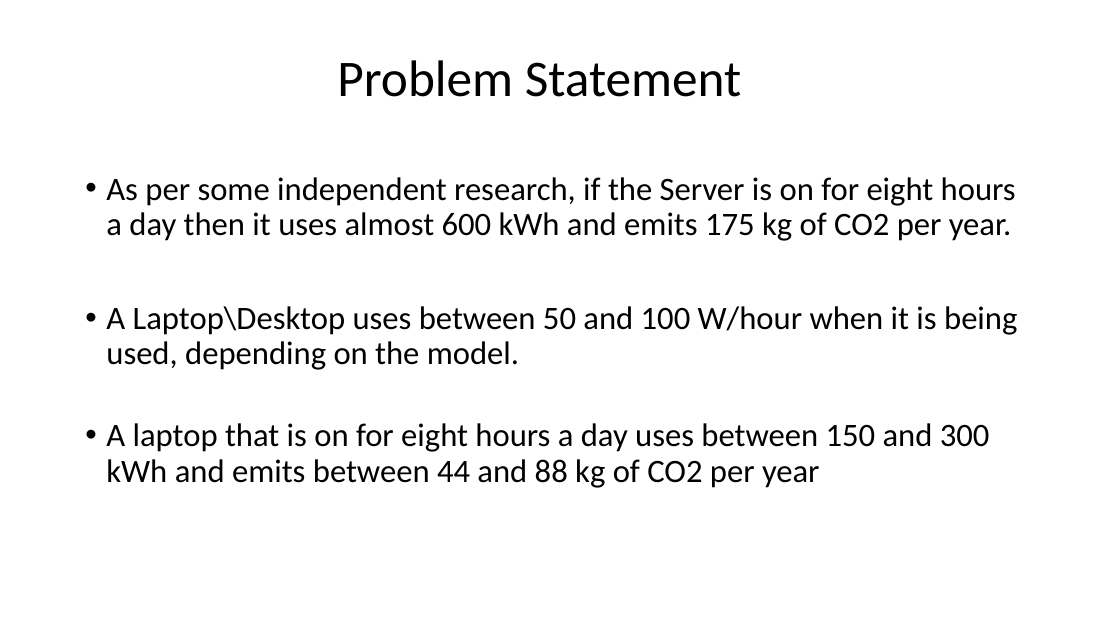
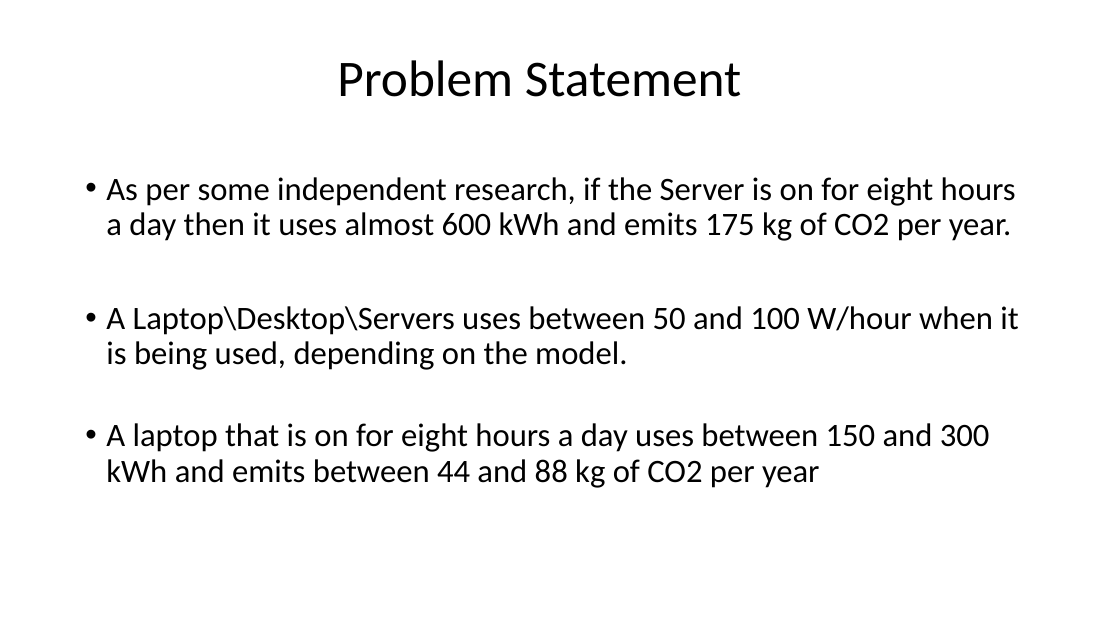
Before and after one commit to Keshav1308/Hack-For-Environment, a slide deck: slide 3 of Hack-For-Environment.pptx. Drawn at 1120x630 pixels with LibreOffice and Linux fonts; fonts in the diff are those of the drawing. Boxes give left, top, right and bottom in pixels: in the first picture for what was removed or moved away, otherwise in the second. Text is boxed around its words. In the diff, an @@ line names an element or a change of style, - is before the commit and + after.

Commit message:
Presentation
Presentation

```diff
--- a/Hack-For-Environment.pptx
+++ b/Hack-For-Environment.pptx
@@ text at (x1=106, y1=306, x2=1018, y2=370): text changed @@
-• A Laptop\Desktop uses between 50 and 100 W/hour when it is being used, depending on the model.
+• A Laptop\Desktop\Servers uses between 50 and 100 W/hour when it is being used, depending on the model.
```
Also in this commit, not shown: 1 other slide changed, 3 slides added.
